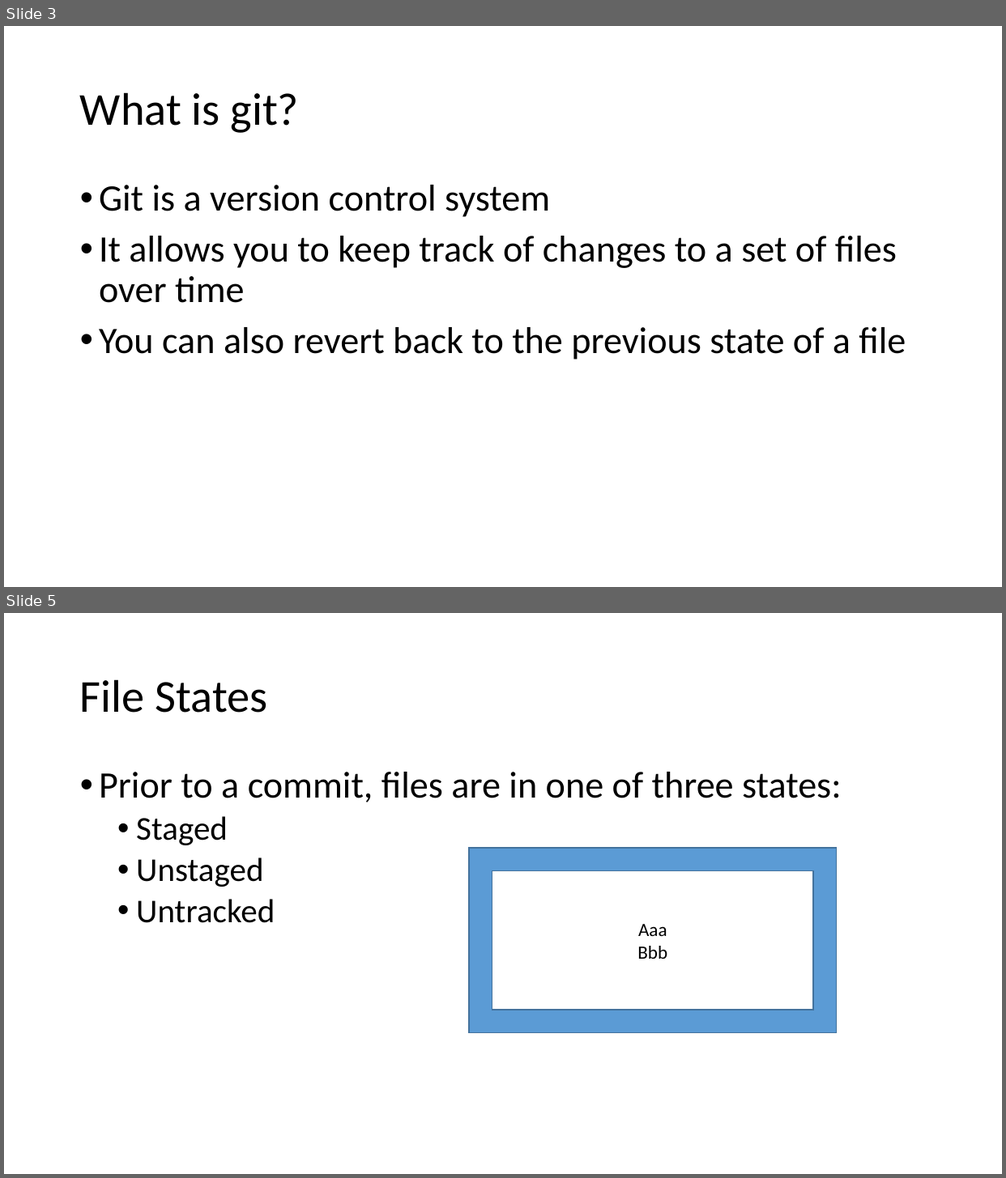
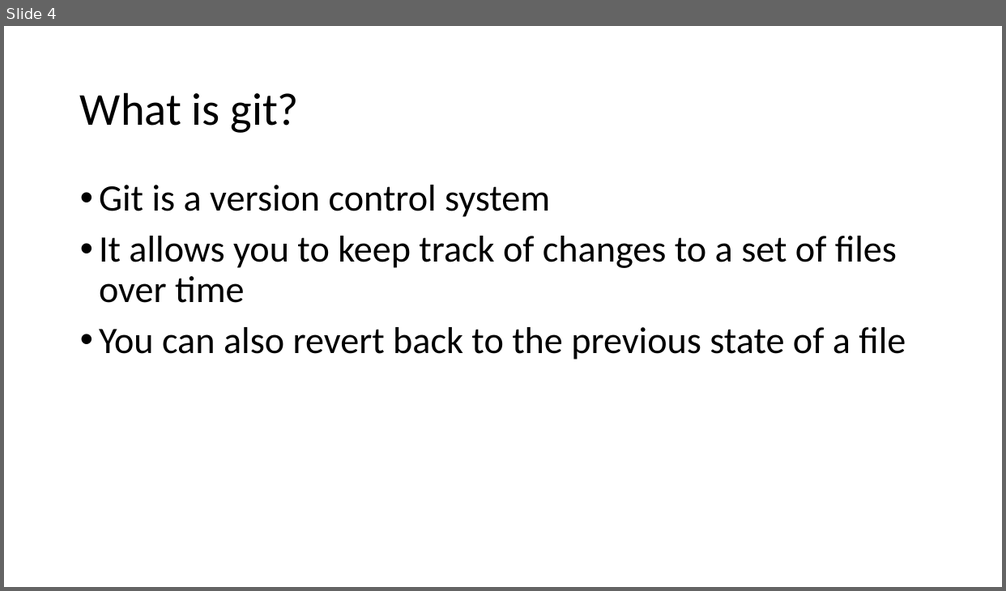
Before and after one commit to foss2serve/github-workflow-activity, a slide deck: tutorial1/Git-Tutorial1-CCSCNE-2016.pptx. Shown one above the other, each under a label of ours: slides 3 and 5 before the commit, slide 4 after it; the slides between them are not shown. The pictures are 1006x1178 and 1006x591 pixels, drawn with LibreOffice and Linux fonts; fonts in the diff are those of the drawing; background and template pictures are left out. Boxes give left, top, right and bottom in pixels: in the first picture for what was removed or moved away, otherwise in the second. Text is boxed around its words. In the diff, an @@ line names an element or a change of style, - is before the commit and + after.

```diff
--- a/tutorial1/Git-Tutorial1-CCSCNE-2016.pptx
+++ b/tutorial1/Git-Tutorial1-CCSCNE-2016.pptx
@@ slide 5 removed at [4,613,1002,1174], background #FFFFFF @@
@@ title removed at [80,679,268,713] @@
-File States
@@ text removed at [99,772,841,923] @@
-• Prior to a commit, files are in one of three states:
-  • Staged
-  • Unstaged
-  • Untracked
@@ frame removed at [469,848,837,1033] @@
-Aaa
-Bbb
@@ what was slide 3 is now slide 4 @@
```
Also in this commit, not shown: 1 slide changed, 2 slides added, 2 other slides removed, 1 other file.
